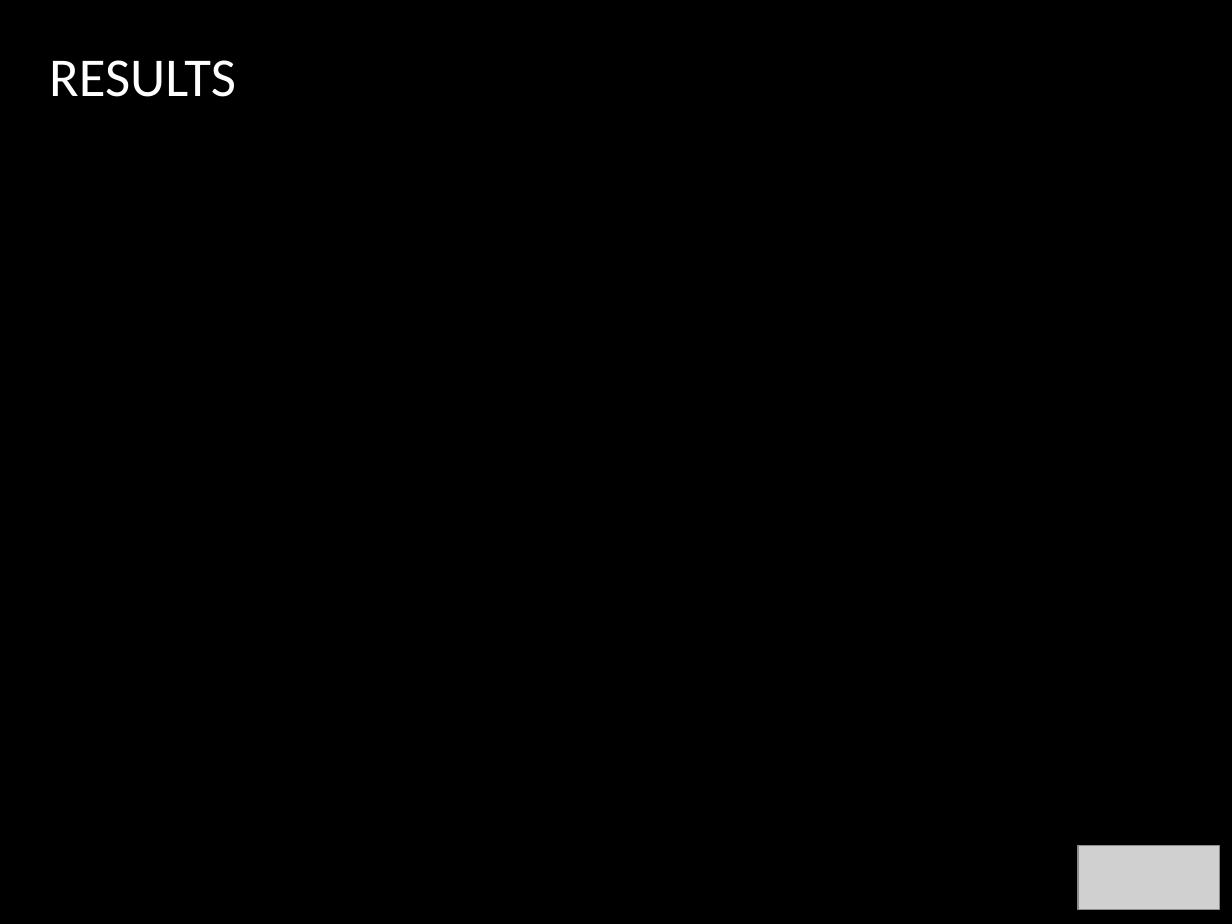
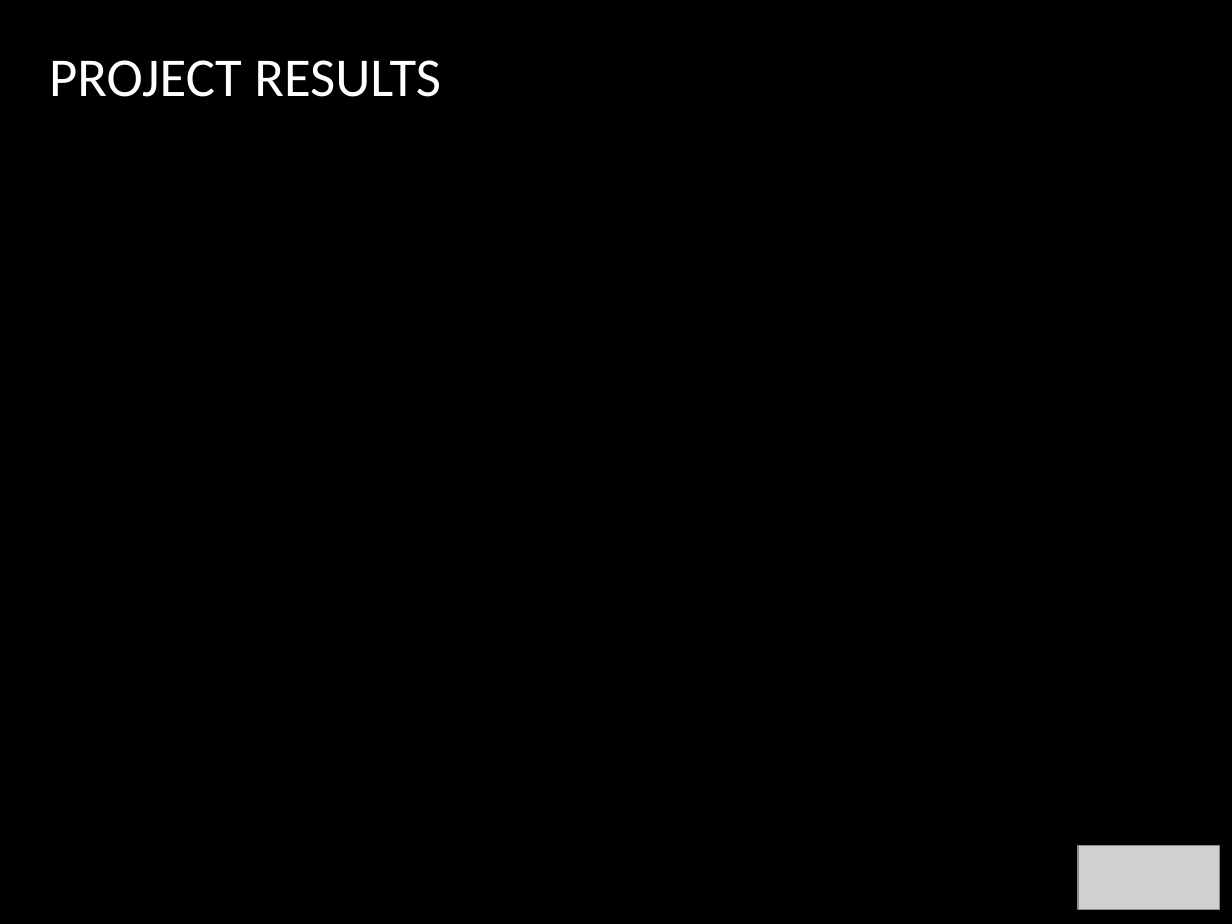
Before and after one commit to rgmireles/Final_Project, a slide deck: slide 11 of Final Project Presentation_Data Science 04032020.pptx. Drawn at 1232x924 pixels with LibreOffice and Linux fonts; fonts in the diff are those of the drawing; grey boxes stand for pictures; background and template pictures are left out. Boxes give left, top, right and bottom in pixels: in the first picture for what was removed or moved away, otherwise in the second. Text is boxed around its words. In the diff, an @@ line names an element or a change of style, - is before the commit and + after.

```diff
--- a/Final Project Presentation_Data Science 04032020.pptx
+++ b/Final Project Presentation_Data Science 04032020.pptx
@@ text at (49,60,441,97): text changed @@
-RESULTS
+PROJECT RESULTS
```
Also in this commit, not shown: 6 other slides changed, 2 slides added, 1 slide removed, 1 other file.
